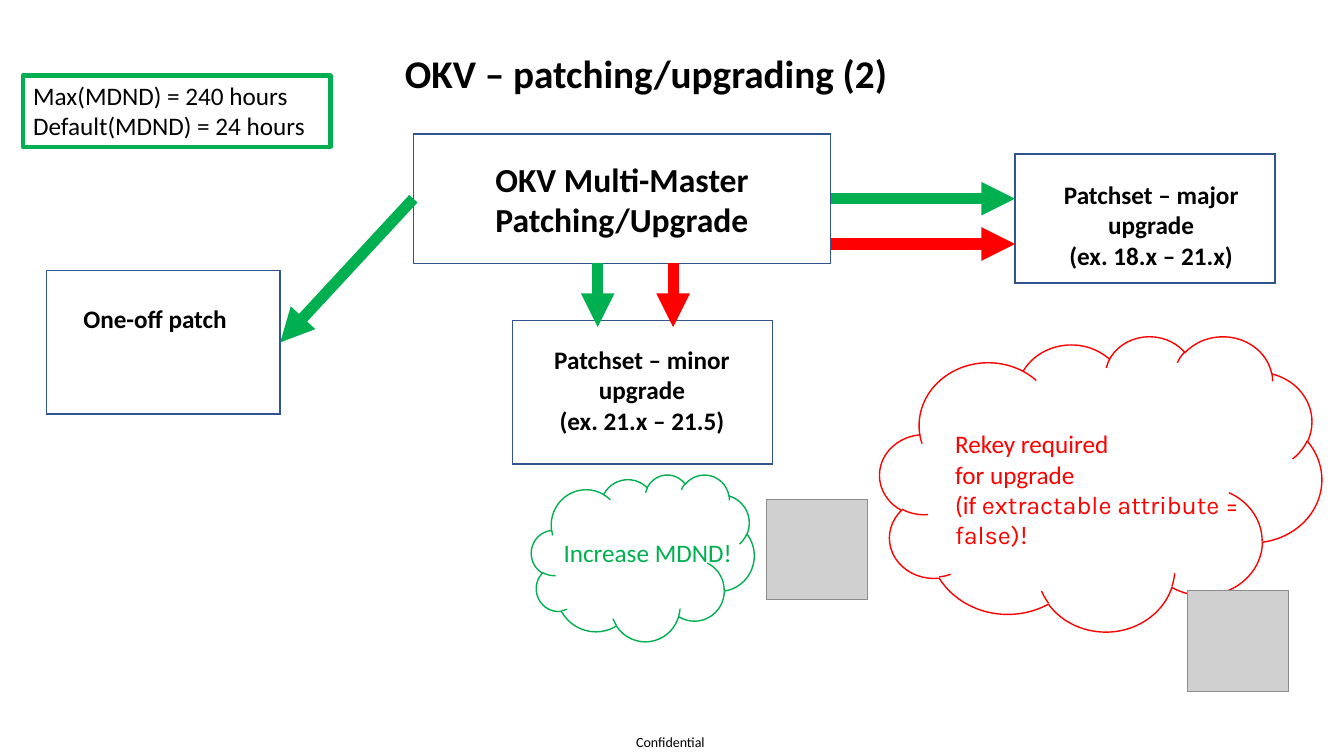
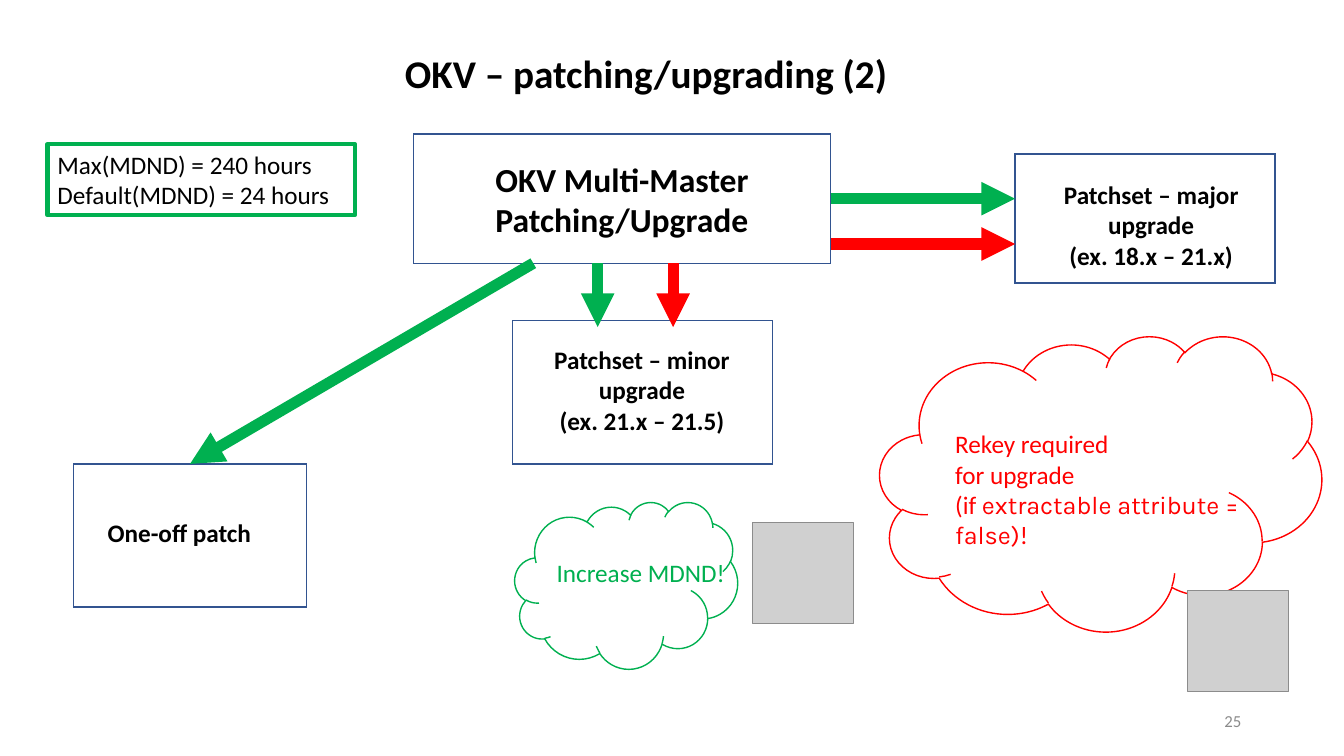
Before and after one commit to zizu1985/DOAG_OKV_EXACC, a slide deck: slide 25 of Oracle_Key_Vault_Overview.pptx. Drawn at 1344x756 pixels with LibreOffice and Linux fonts; fonts in the diff are those of the drawing; grey boxes stand for pictures; background and template pictures are left out. Boxes give left, top, right and bottom in pixels: in the first picture for what was removed or moved away, otherwise in the second. Text is boxed around its words. In the diff, an @@ line names an element or a change of style, - is before the commit and + after.

```diff
--- a/Oracle_Key_Vault_Overview.pptx
+++ b/Oracle_Key_Vault_Overview.pptx
@@ rectangle "Max(MDND) = 240 hours Default(MDND) ...": place and size @@
-rectangle "Max(MDND) = 240 hours Default(MDND) ..." at (23, 76, 331, 147)
+rectangle "Max(MDND) = 240 hours Default(MDND) ..." at (47, 144, 355, 216)
@@ arrow moved from (413, 199) - (280, 343) to (533, 263) - (191, 464) @@
@@ rectangle: place and size @@
-rectangle at (46, 271, 280, 414)
+rectangle at (74, 464, 308, 607)
@@ cloud: place and size @@
-cloud at (531, 475, 754, 641)
+cloud at (515, 502, 738, 668)
@@ picture removed at (767, 499, 868, 600) @@
@@ text "One-off patch": place and size @@
-text "One-off patch" at (83, 310, 227, 332)
+text "One-off patch" at (108, 524, 251, 546)
@@ picture added at (753, 522, 854, 623) @@
@@ text "Increase MDND!" rewrapped from (564, 545, 732, 568) to (557, 565, 725, 583) @@
@@ page number added at (1224, 716, 1241, 727), 12 pt, text #8C8C8C @@
+25
@@ text removed at (636, 737, 705, 747) @@
-Confidential
```
Also in this commit, not shown: 6 other slides changed.
